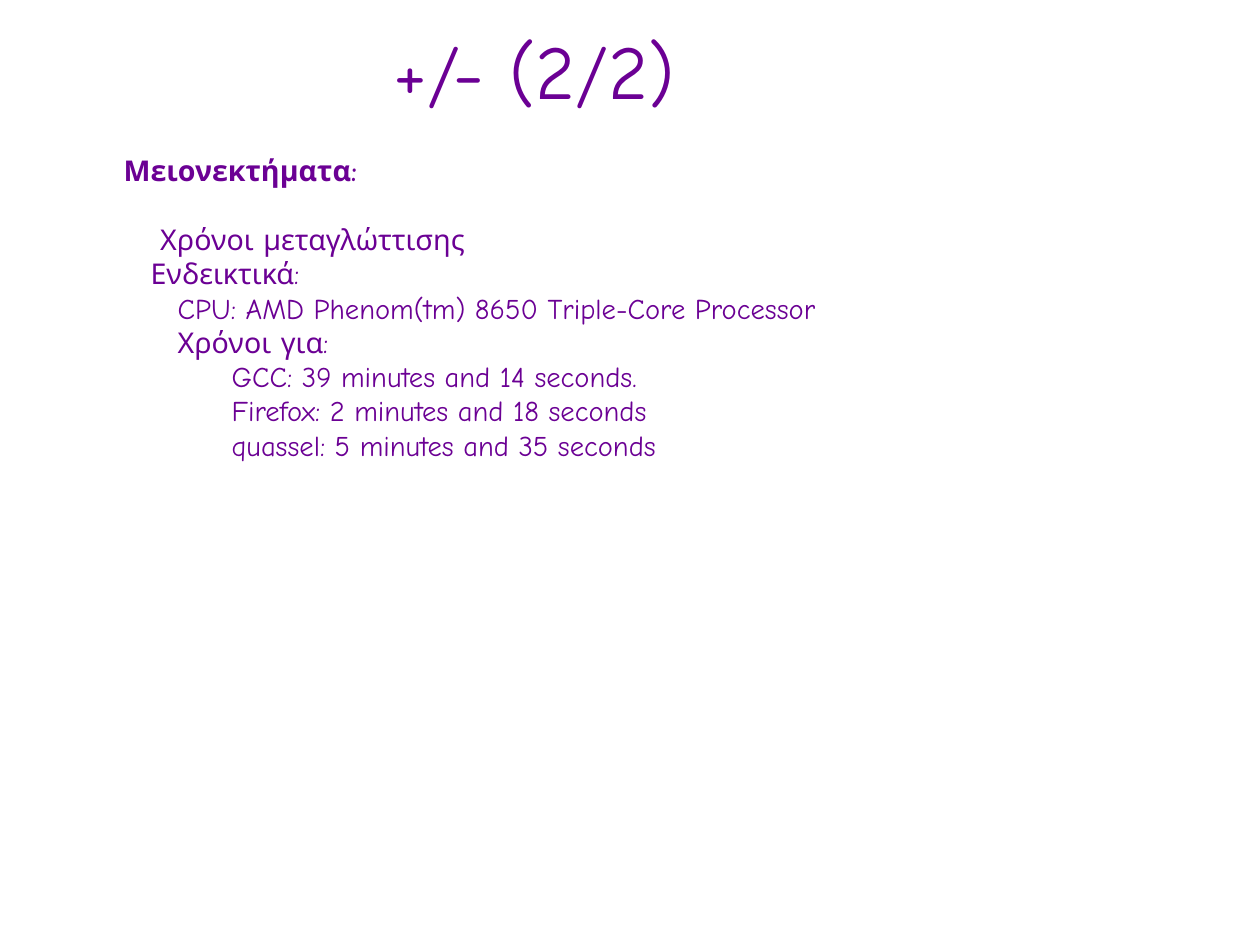
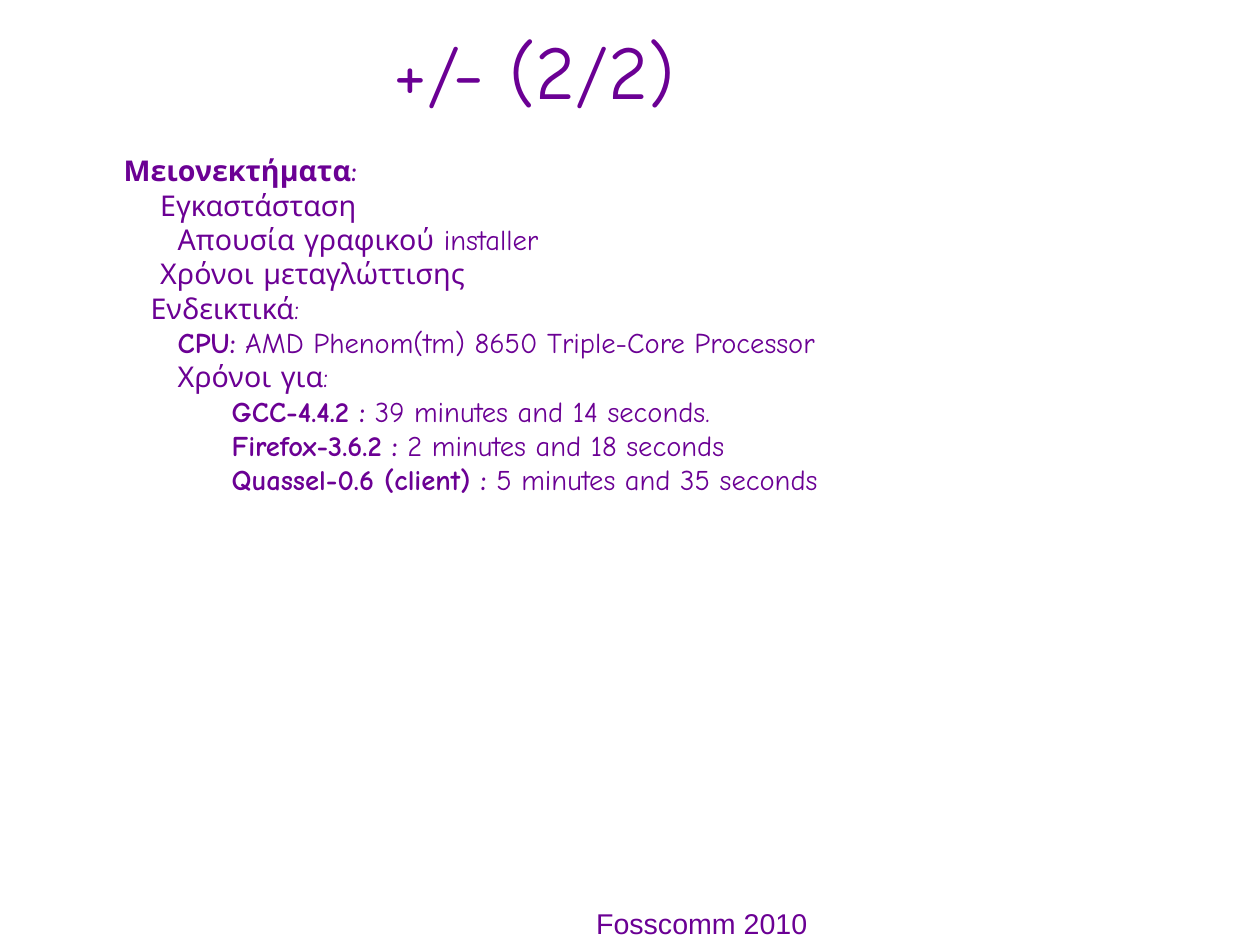
Before and after one commit to gentoo-el/presentations, a slide deck: slide 11 of fosscom-2010_pres.odp (slide 9 before the commit). Drawn at 1260x945 pixels with LibreOffice and Linux fonts; fonts in the diff are those of the drawing; background and template pictures are left out. Boxes give left, top, right and bottom in pixels: in the first picture for what was removed or moved away, otherwise in the second. Text is boxed around its words. In the diff, an @@ line names an element or a change of style, - is before the commit and + after.

```diff
--- a/fosscom-2010_pres.odp
+++ b/fosscom-2010_pres.odp
@@ text at (160,193,538,257): paragraphs added @@
+● Εγκαστάσταση
+  ● Απουσία γραφικού installer
@@ text at (178,330,814,359): bold on in "CPU:" @@
@@ text at (232,402,818,493): text changed @@
-      ● GCC: 39 minutes and 14 seconds.
-      ● Firefox: 2 minutes and 18 seconds
-      ● quassel: 5 minutes and 35 seconds
+      ● GCC-4.4.2 : 39 minutes and 14 seconds.
+      ● Firefox-3.6.2 : 2 minutes and 18 seconds
+      ● Quassel-0.6 (client) : 5 minutes and 35 seconds
@@ text added at (596,914,808,935), 18 pt, text #6B0094 @@
+Fosscomm 2010
```
Also in this commit, not shown: 11 other slides changed, 3 slides added.
